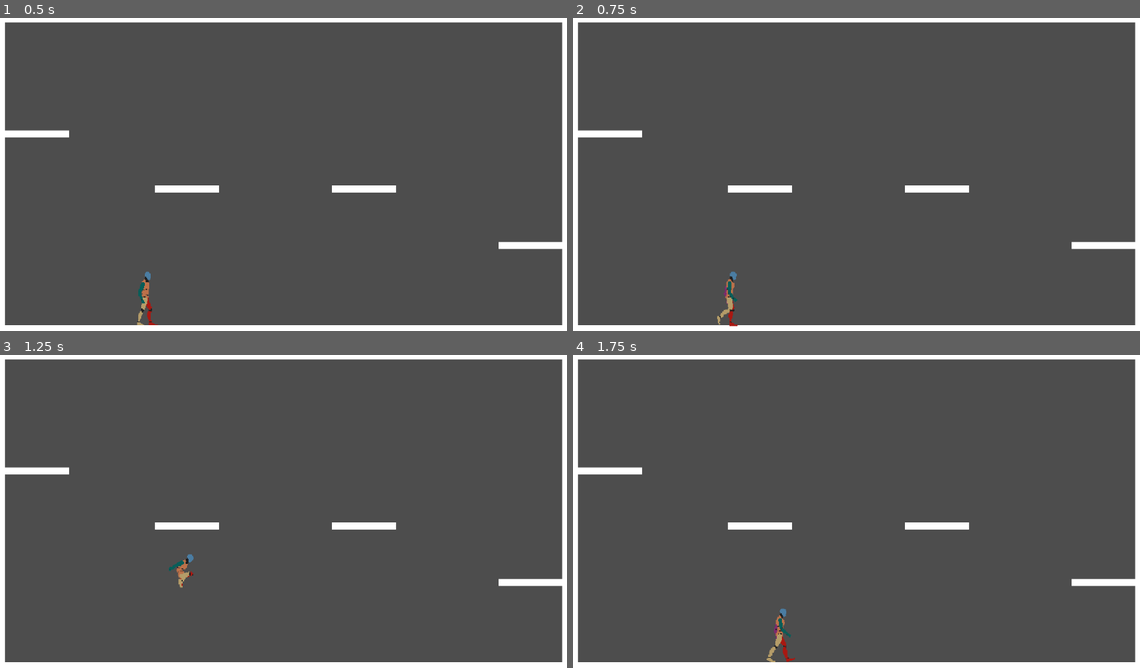
Above: before the commit, frames 1-4 (two rows, left to right).
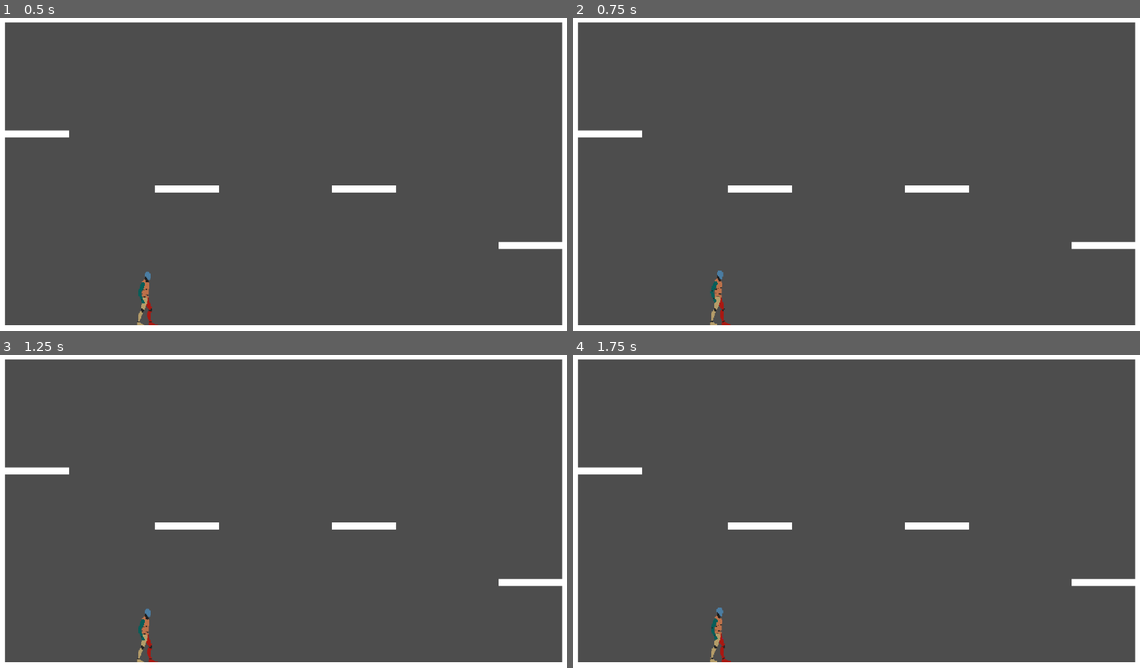
Above: after the commit, the same moments.

Repository: ManasMakde/act-godot
Game: Godot game, scene res://levels/main.tscn
The game is run twice, just before and just after one commit, with the same random seed, the same clock (stepped at 60 frames per second) and the same inputs.
Inputs:
- Up to frame 1 (0.5 s): no input
- Up to frame 2 (0.75 s): tap Enter at 0.5 s; hold Right (ui_right) from 0.53 s (still down)
- Up to frame 3 (1.25 s): keep holding Right (ui_right); tap Up (ui_up) at 0.77 s
- Up to frame 4 (1.75 s): keep holding Right (ui_right); tap Up (ui_up) at 1.52 s

Frame 1 is identical in both runs. In frame 2, 0.5% of the frame differs, in the area x 24-30%, y 80-99%; in frame 3, 0.4%; in frame 4, 0.5%, in the area x 24-40%, y 80-99%.

Commit message:
Fixed initially_enabled not working Removed redundant _is_enabled

Diff:
--- a/game/act_system/act.gd
+++ b/game/act_system/act.gd
@@ -59,8 +59,9 @@
 	_name = name
 
 
-	# Assign is enabled initially
-	_is_enabled = initially_enabled
+	# Disable Initially
+	if(!initially_enabled):
+		_block_self(self, BlockType.PERSISTENT)
 
 
 	# Broadcast pre-setup
@@ -119,23 +120,19 @@
 func set_enabled(new_enabled:bool):
 
 	# Return if trying to reassign same value
-	if(new_enabled == _is_enabled):
-		return
-
-
-	# Set value
-	_is_enabled = new_enabled
+	if(new_enabled == is_enabled()):
+		return
 
 
 	# Block/Unblock self
-	if(!_is_enabled):
+	if(!new_enabled):
 		_block_self(self, BlockType.PERSISTENT)
 	else:
 		_unblock_self(self)
 
 
 	# Broadcast enabled/disabled
-	enable_changed.emit(self, _is_enabled)
+	enable_changed.emit(self, is_enabled())
 func did_perform(tick_flag := TickFlags.PHYSICS_TICK) -> bool:  # True if act was performed atleast once during current tick
 
 	# Return false if no flag provided
@@ -157,7 +154,7 @@
 func is_ongoing() -> bool:
 	return _status != Status.NONE
 func is_enabled() -> bool:
-	return _is_enabled
+	return _blocked_by_acts.has(self)
 func is_blocked() -> bool:
 
 	# Incase act is disabled
@@ -278,7 +275,6 @@
 var _status := Status.NONE  # Keeps track of where in the perform life cycle the act is currently
 var _outcome := Outcome.NONE  # Denotes how the act ended
 var _did_enter := false  # true if exit has been reached via enter
-var _is_enabled := true
 var _name := ""  # Useful for debugging
 var _acts_to_block: Dictionary[Act, BlockType] = {}  # Which acts to block when performing this act
 var _blocked_by_acts: Dictionary[Act, bool] = {}  # Which acts are blocking this act (Treat as HashSet)
@@ -361,7 +357,7 @@
 
 
 	# Return conditions
-	if(!_is_enabled || !_theater._is_enabled || is_blocked() || (!_can_reperform && is_ongoing())):
+	if(!is_enabled() || !_theater._is_enabled || is_blocked() || (!_can_reperform && is_ongoing())):
 		return false
 
 
--- a/game/project.godot
+++ b/game/project.godot
@@ -12,7 +12,7 @@
 
 config/name="act"
 run/main_scene="uid://kde6w4740t6k"
-config/features=PackedStringArray("4.6", "Forward Plus")
+config/features=PackedStringArray("4.7", "Forward Plus")
 config/icon="res://icon.svg"
 
 [input]
